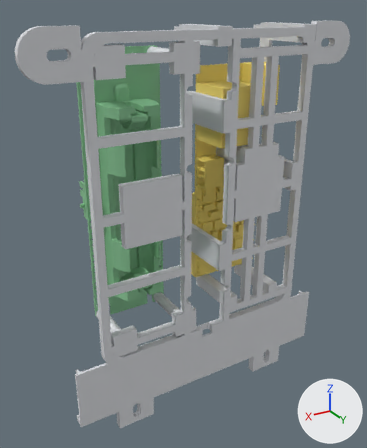
Two versions of the glTF model exports/lilygo_a7670_simhat_assembly.glb, one commit apart.
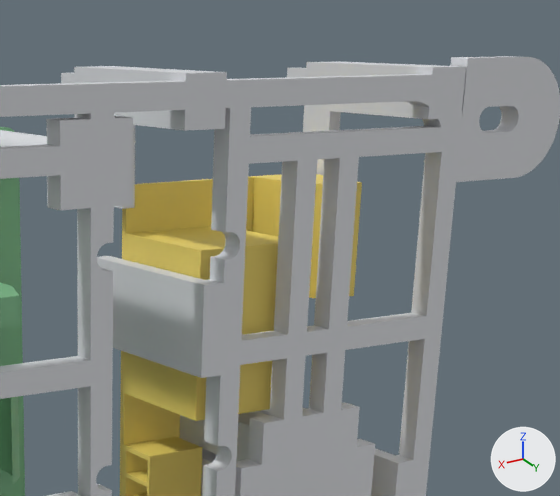
Old and new are each drawn whole from a 50 mm camera at (104.0, 153.2, 69.3) aimed at (1.7, -17.2, -16.0) and again close up on the part from 42% to 95% of the width and 0% to 39% of the height. Every picture has the same lights, and +X, +Y and +Z are marked at lower right. The last two pictures show the newer version.

The first close-up shows 'board_ref', 'carrier_ref', 'simhat_ref'.
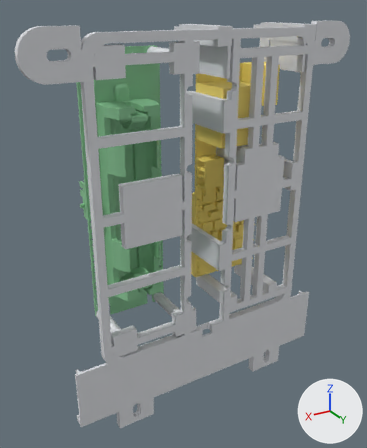
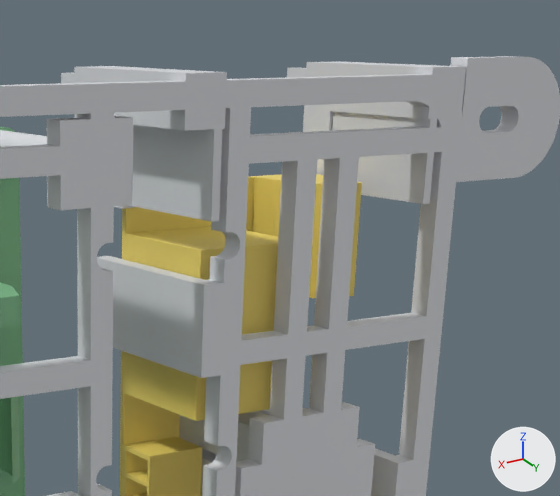
Where the change shows, as pixel boxes [x1, y1, x2, y2] in the close-ups (560 x 496 px):
part 1 of me_geometry_0, added
    after: [250, 107, 442, 204]
part 2 of me_geometry_0, added
    after: [114, 108, 226, 222]

What changed in the scene script:
```text
Change me_geometry_0:
    used by ob_carrier_ref; location = (0.0, 0.0, 0.0)
    remove me_geometry_0.from_pydata(...)  # 5210 vertices, 10528 faces; spans x -66.0..67.0, y -33.0..0.0, z -94.0..64.0
    add me_geometry_0.from_pydata(...)  # 5234 vertices, 10580 faces; spans x -66.0..67.0, y -33.0..0.0, z -94.0..64.0
    me_geometry_0 part 1: 16 vertices added at x -43.0..-42.0, y -20.0..0.0, z 45.0..56.0
    me_geometry_0 part 2: 8 vertices added at x -7.0..-6.0, y -20.0..0.0, z 45.0..56.0
```
